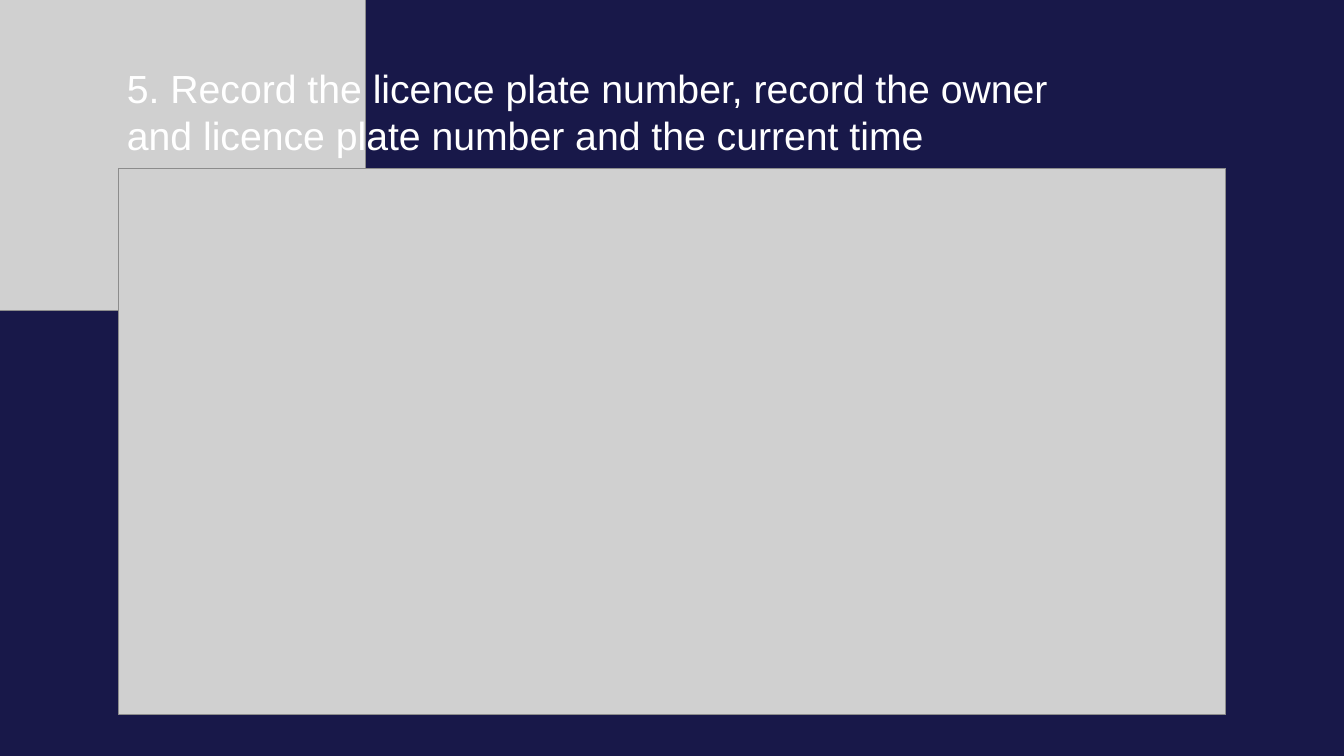
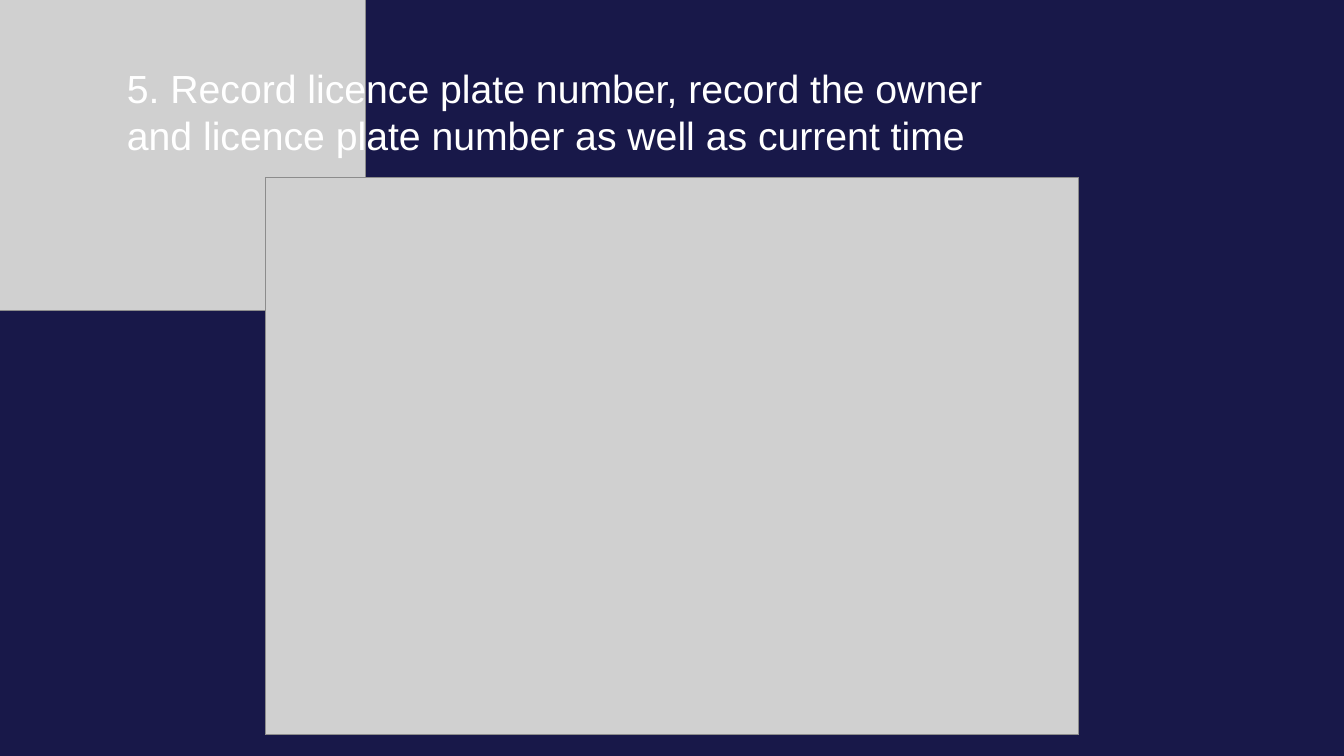
Before and after one commit to LZPMPC005L/Vehicle-management, a slide deck: slide 8 of Vehicle management.pptx (slide 15 before the commit). Drawn at 1344x756 pixels with LibreOffice and Linux fonts; fonts in the diff are those of the drawing; grey boxes stand for pictures. Boxes give left, top, right and bottom in pixels: in the first picture for what was removed or moved away, otherwise in the second. Text is boxed around its words. In the diff, an @@ line names an element or a change of style, - is before the commit and + after.

```diff
--- a/Vehicle management.pptx
+++ b/Vehicle management.pptx
@@ text at [127, 72, 982, 158]: text changed @@
-5. Record the licence plate number, record the owner
-and licence plate number and the current time
+5. Record licence plate number, record the owner
+and licence plate number as well as current time
@@ picture: place and size @@
-picture at [118, 168, 1226, 715]
+picture at [265, 177, 1079, 735]
```
Also in this commit, not shown: 4 other slides changed, 7 slides added, 12 slides removed, 4 other files.
